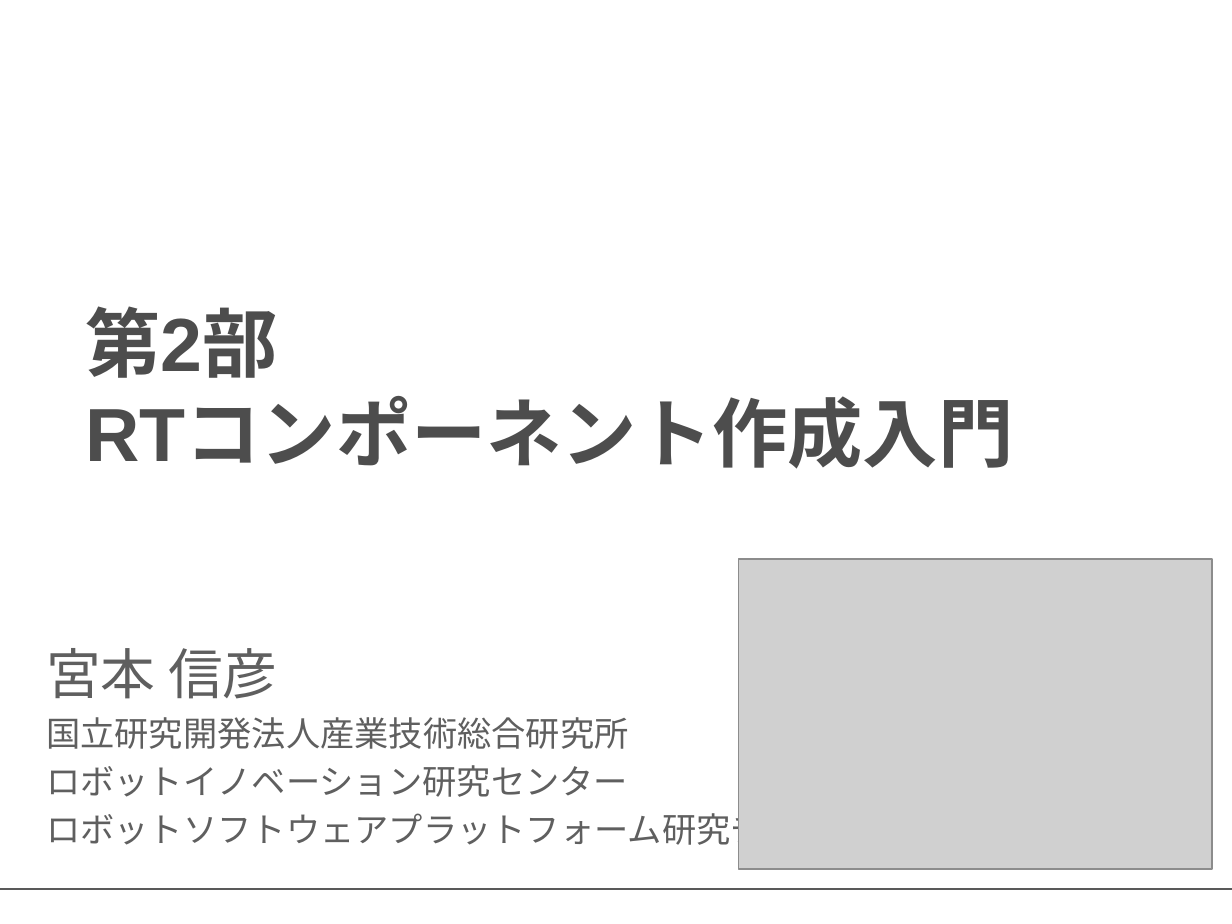
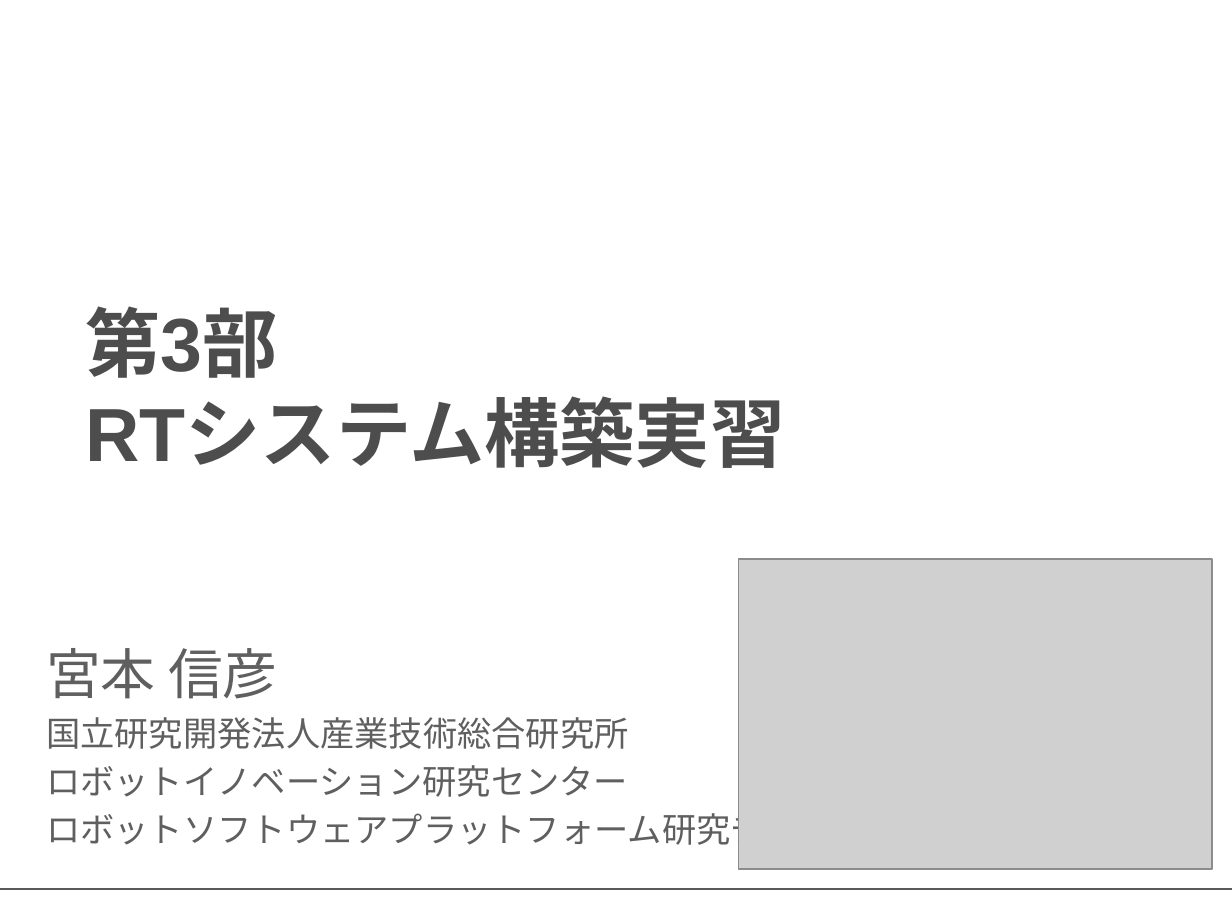
Before and after one commit to Nobu19800/RTM_Tutorial_iREX2017, a slide deck: slide 1 of ppt/iRex講習会_第3部.pptx. Drawn at 1232x924 pixels with LibreOffice and Linux fonts; fonts in the diff are those of the drawing; grey boxes stand for pictures; background and template pictures are left out. Boxes give left, top, right and bottom in pixels: in the first picture for what was removed or moved away, otherwise in the second. Text is boxed around its words. In the diff, an @@ line names an element or a change of style, - is before the commit and + after.

```diff
--- a/ppt/iRex講習会_第3部.pptx
+++ b/ppt/iRex講習会_第3部.pptx
@@ title at <box>85,306,785,468</box>: text changed @@
-第2部
-RTコンポーネント作成入門
+第3部
+RTシステム構築実習
```
Also in this commit, not shown: 2 other files.
